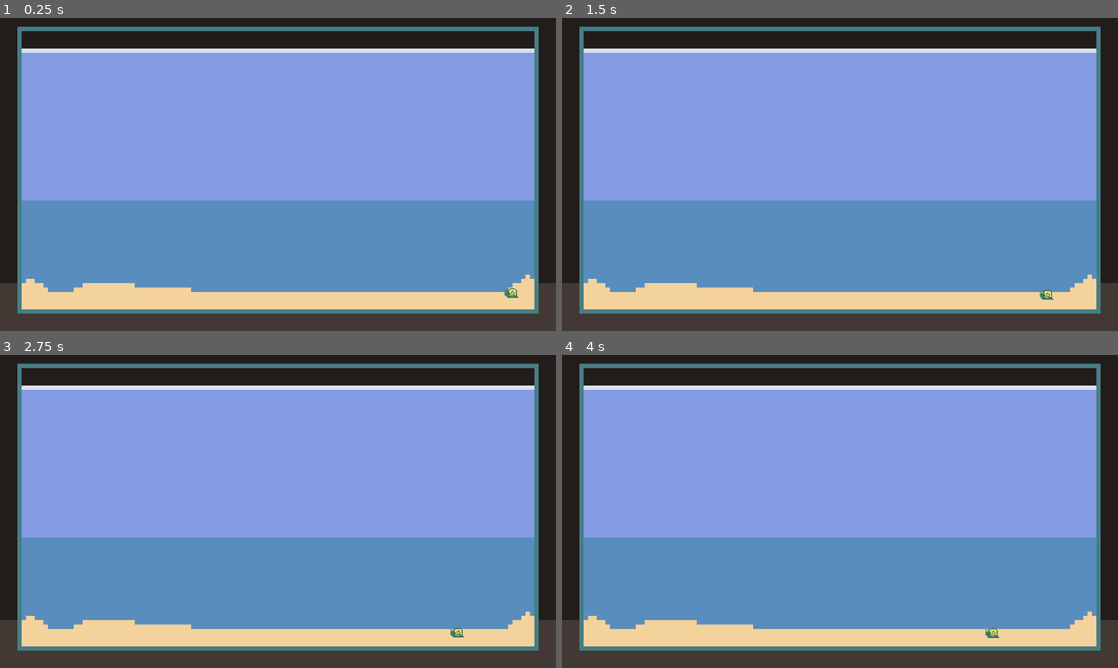
Above: before the commit, frames 1-4 (two rows, left to right).
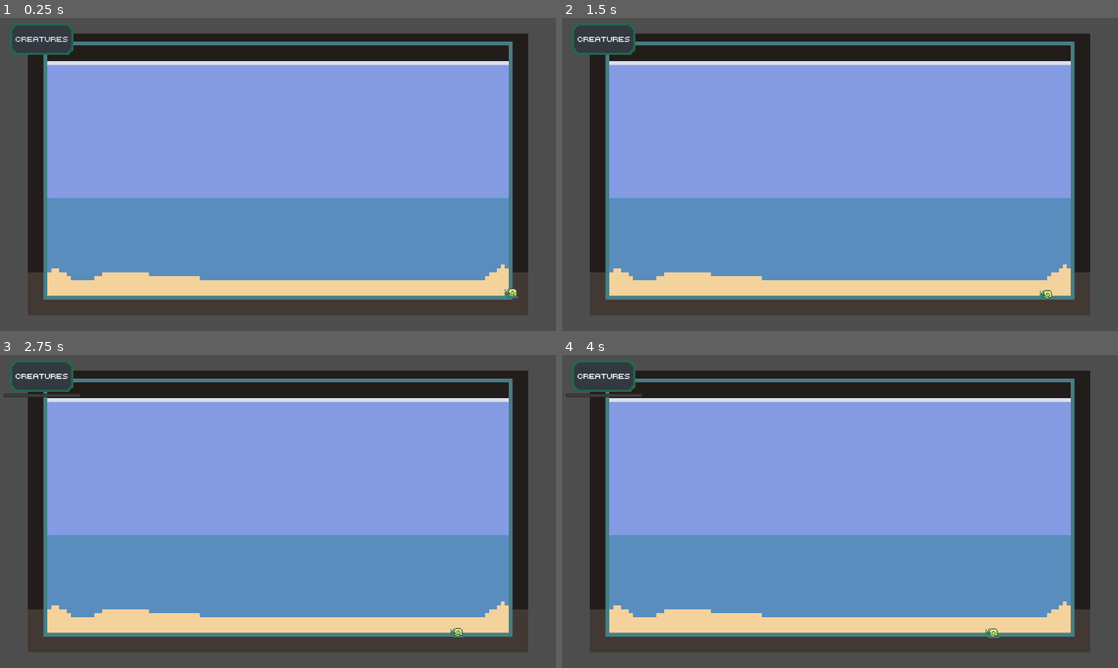
Above: after the commit, the same moments.

Repository: adrientremblay/ld56
Game: Godot game, scene res://scenes/game_screen.tscn
The game is run twice, just before and just after one commit, with the same random seed, the same clock (stepped at 60 frames per second) and the same inputs.
Inputs (mouse positions are in pixels of both pictures, inside the frame that each line leads up to):
- Up to frame 1 (0.25 s): no input
- Up to frame 2 (1.5 s): click (606, 39) at 0.5 s, where only the run after the commit has a clickable "Creatures"; click (606, 39) at 1.25 s, where only the run after the commit has a clickable "Creatures"
- Up to frame 3 (2.75 s): click (44, 376) at 2 s, where only the run after the commit has a clickable "Creatures"
- Up to frame 4 (4 s): tap Enter at 2.75 s; tap Space at 3.5 s

The runs differ from the first frame. In frame 1, 39% of the frame differs, in the area x 0-100%, y 0-100%; in frame 2, 39%; in frame 3, 39%; in frame 4, 39%.

Commit message:
WIP on button

Diff:
--- a/scenes/game_screen.tscn
+++ b/scenes/game_screen.tscn
@@ -1,7 +1,9 @@
-[gd_scene load_steps=4 format=3 uid="uid://bafqsokbf17by"]
+[gd_scene load_steps=7 format=3 uid="uid://bafqsokbf17by"]
 
 [ext_resource type="Texture2D" uid="uid://cyd001a7skpcg" path="res://assets/art/aquarium.png" id="1_sqbh1"]
 [ext_resource type="PackedScene" uid="uid://bv7787vivgr0t" path="res://scenes/land_creature.tscn" id="2_nfyws"]
+[ext_resource type="FontFile" uid="uid://by24cqyfhmq4a" path="res://assets/fonts/retro_computer_personal_use.ttf" id="3_f3mg3"]
+[ext_resource type="Texture2D" uid="uid://bp5rwrmhykj1k" path="res://assets/art/button_icon.png" id="4_1hhem"]
 
 [sub_resource type="NavigationPolygon" id="NavigationPolygon_w865j"]
 vertices = PackedVector2Array(176, 621, 175, 620, 305, 615, 1165, 632, 1218, 602, 1221, 659, 56, 657, 444, 635, 118, 637, 56, 610)
@@ -9,11 +11,14 @@
 outlines = Array[PackedVector2Array]([PackedVector2Array(47, 595, 46, 667, 1232, 670, 1228, 586, 1162, 622, 445, 625, 306, 605, 173, 611, 119, 626)])
 source_geometry_group_name = &"navigation_polygon_source_group"
 
+[sub_resource type="Theme" id="Theme_l0333"]
+default_font = ExtResource("3_f3mg3")
+
 [node name="GameScreen" type="Node2D"]
 
 [node name="AquariumBackdrop" type="Sprite2D" parent="."]
 position = Vector2(640, 360)
-scale = Vector2(10, 10)
+scale = Vector2(9, 9)
 texture = ExtResource("1_sqbh1")
 
 [node name="NavigationRegion2D" type="NavigationRegion2D" parent="."]
@@ -24,3 +29,21 @@
 
 [node name="Node2D" type="Node2D" parent="."]
 position = Vector2(1206, 629)
+
+[node name="UI" type="Control" parent="."]
+layout_mode = 3
+anchors_preset = 0
+offset_right = 40.0
+offset_bottom = 40.0
+
+[node name="MenuButton" type="MenuButton" parent="UI"]
+layout_mode = 0
+offset_left = 8.0
+offset_top = 8.0
+offset_right = 184.0
+offset_bottom = 89.0
+theme = SubResource("Theme_l0333")
+text = "Creatures"
+icon = ExtResource("4_1hhem")
+icon_alignment = 1
+expand_icon = true
Binary file added: assets/art/button_icon.aseprite
Binary file added: assets/art/button_icon.png
Not shown, added: assets/art/button_icon.png.import
Binary file added: assets/fonts/retro_computer_personal_use.ttf
Not shown, added: assets/fonts/retro_computer_personal_use.ttf.import
